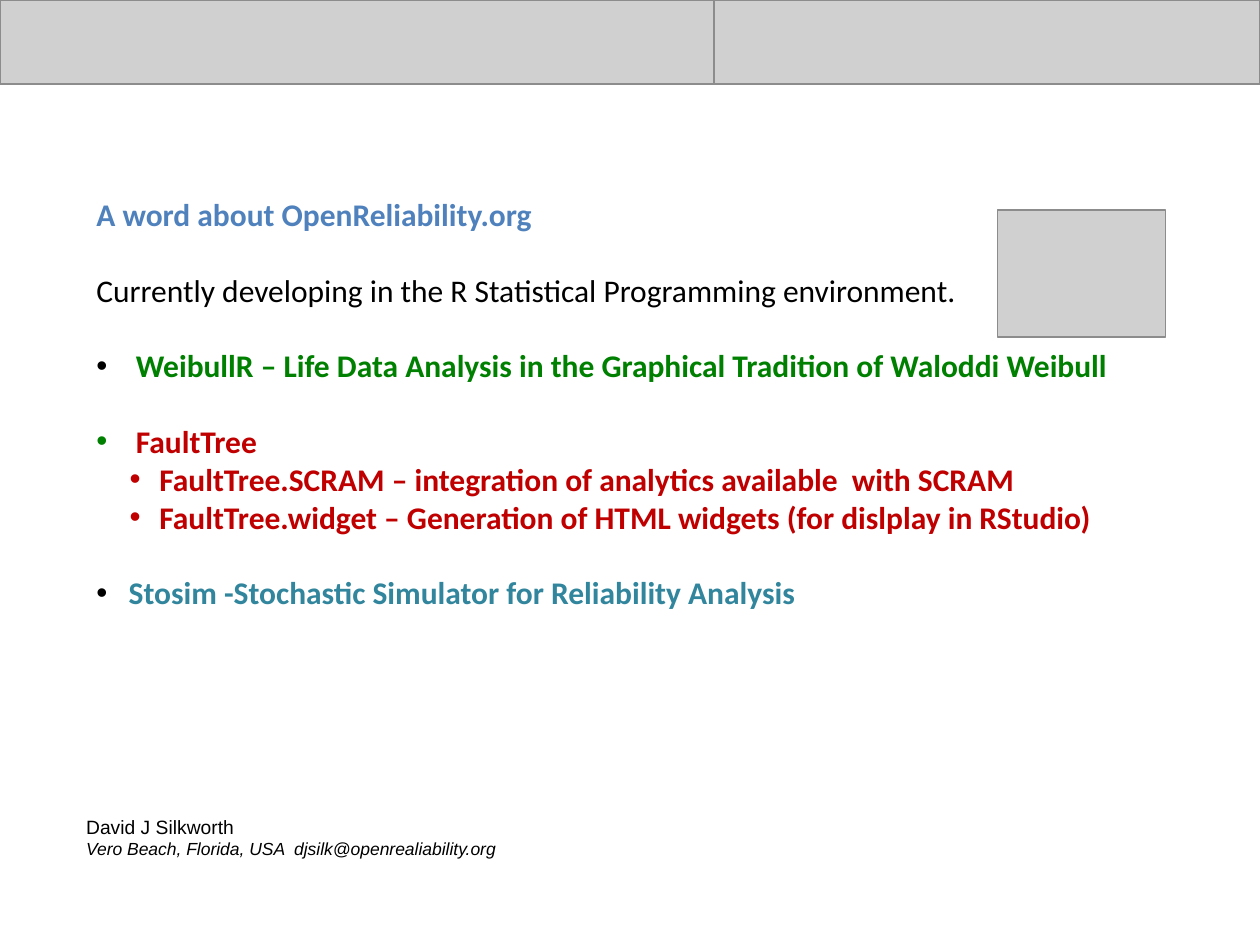
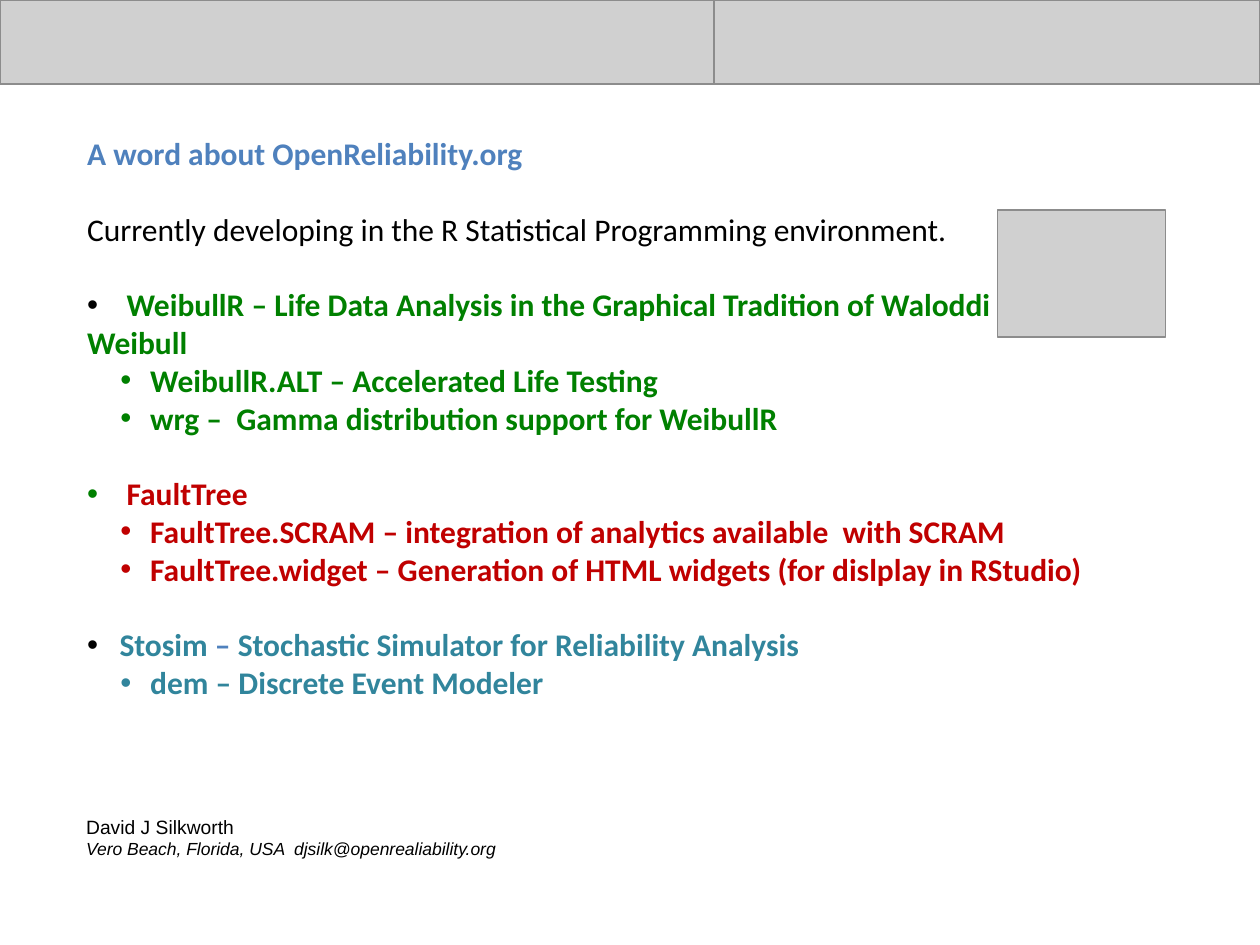
Before and after one commit to openrelia/ModelingAlternativeInspections, a slide deck: slide 2 of ModelingAlternativeInspections.pptx. Drawn at 1260x945 pixels with LibreOffice and Linux fonts; fonts in the diff are those of the drawing; grey boxes stand for pictures. Boxes give left, top, right and bottom in pixels: in the first picture for what was removed or moved away, otherwise in the second. Text is boxed around its words. In the diff, an @@ line names an element or a change of style, - is before the commit and + after.

Commit message:
add html and pptx files

```diff
--- a/ModelingAlternativeInspections.pptx
+++ b/ModelingAlternativeInspections.pptx
@@ text "A word about OpenReliability.org": place and size @@
-text "A word about OpenReliability.org" at box(96, 204, 1107, 609)
+text "A word about OpenReliability.org" at box(87, 143, 1081, 695)
@@ text at box(150, 370, 777, 436): paragraphs added @@
+  • WeibullR.ALT – Accelerated Life Testing
+  • wrg – Gamma distribution support for WeibullR
@@ text at box(120, 634, 799, 695): text changed @@
-• Stosim -Stochastic Simulator for Reliability Analysis
+• Stosim – Stochastic Simulator for Reliability Analysis
+  • dem – Discrete Event Modeler
```
Also in this commit, not shown: 11 other slides changed, 1 slide added, 1 other file.
